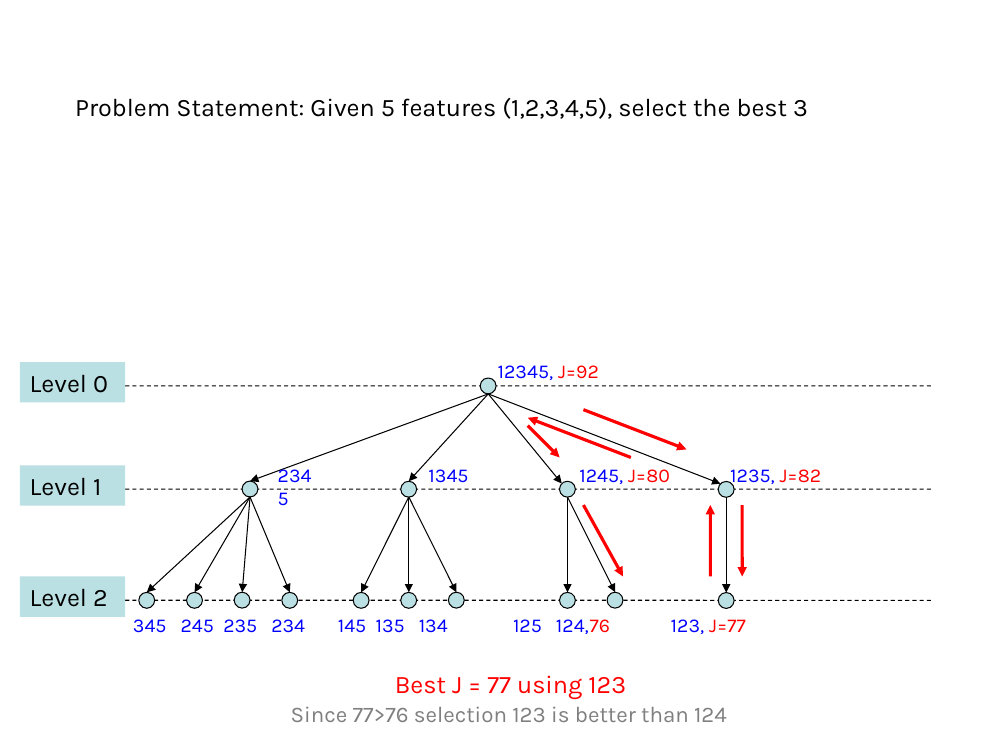
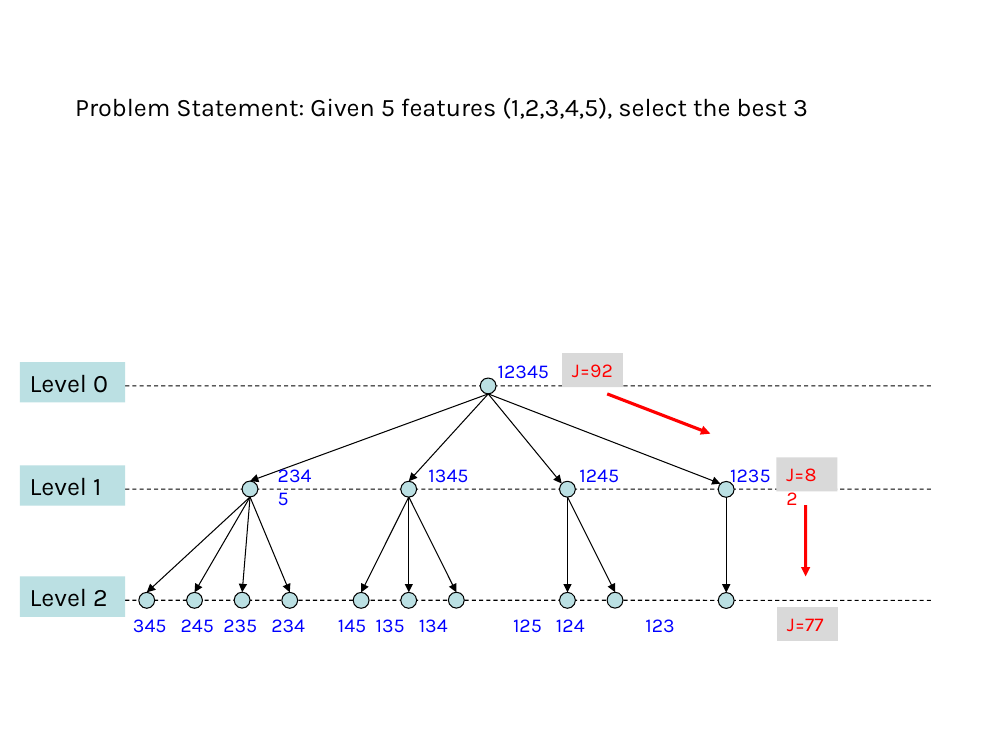
Before and after one commit to domingomery/patrones, a slide deck: slide 16 of clases/Cap03_Seleccion_de_Caracteristicas/presentations/PAT03_BranchAndBound.pptx (slide 17 before the commit). Drawn at 1008x756 pixels with LibreOffice and Linux fonts; fonts in the diff are those of the drawing. Boxes give left, top, right and bottom in pixels: in the first picture for what was removed or moved away, otherwise in the second. Text is boxed around its words. In the diff, an @@ line names an element or a change of style, - is before the commit and + after.

```diff
--- a/clases/Cap03_Seleccion_de_Caracteristicas/presentations/PAT03_BranchAndBound.pptx
+++ b/clases/Cap03_Seleccion_de_Caracteristicas/presentations/PAT03_BranchAndBound.pptx
@@ rectangle "J=92" at [562, 353, 624, 387]: fill none to #D9D9D9 @@
@@ rectangle "J=92": place and size @@
-rectangle "J=92" at [498, 365, 599, 380]
+rectangle "J=92" at [562, 353, 624, 387]
@@ text added at [498, 365, 549, 379], 14 pt, text #0000FF @@
+12345
@@ text in rectangle at [572, 364, 613, 377]: text changed; text colour #0000FF to #FF0000 @@
-12345, J=92
+J=92
@@ arrow removed from (631, 458) to (528, 417) @@
@@ arrow moved from (584, 409) - (686, 450) to (607, 394) - (711, 433) @@
@@ arrow removed from (528, 425) to (559, 458) @@
@@ text at [579, 469, 619, 483]: text changed @@
-1245, J=80
+1245
@@ text added at [730, 469, 771, 488], 14 pt, text #0000FF @@
+1235
@@ rectangle "J=82": place and size @@
-rectangle "J=82" at [730, 469, 822, 488]
+rectangle "J=82" at [776, 458, 838, 492]
@@ rectangle "J=82" at [776, 458, 838, 492]: fill none to #D9D9D9 @@
@@ text in rectangle at [786, 468, 816, 482]: text changed; text colour #0000FF to #FF0000 @@
-1235, J=82
+J=82
@@ arrow removed from (584, 505) to (623, 577) @@
@@ arrow removed from (711, 577) to (711, 505) @@
@@ arrow moved from (742, 505) - (742, 577) to (805, 505) - (805, 577) @@
@@ text at [133, 619, 674, 633]: text changed @@
-345 245 235 234 145 135 134 125 124,76 123, J=77
+345 245 235 234 145 135 134 125 124 123
@@ rectangle added at [777, 607, 839, 641], fill #D9D9D9, 14 pt, text #FF0000 @@
+J=77
@@ text removed at [395, 675, 626, 700] @@
-Best J = 77 using 123
@@ text removed at [291, 707, 727, 722] @@
-Since 77>76 selection 123 is better than 124
```
Also in this commit, not shown: 9 other slides changed, 5 slides added, 6 other files.
